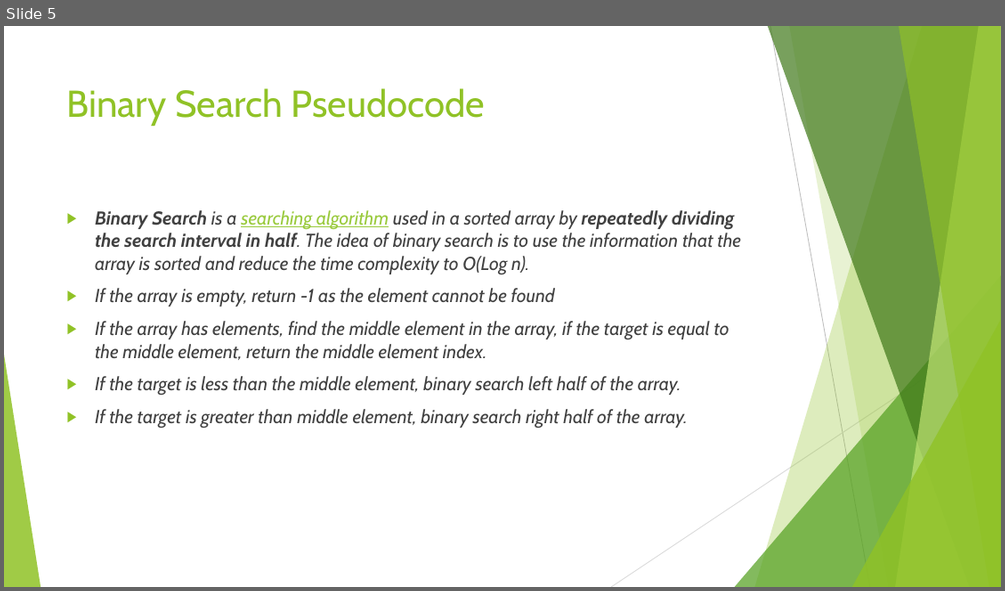
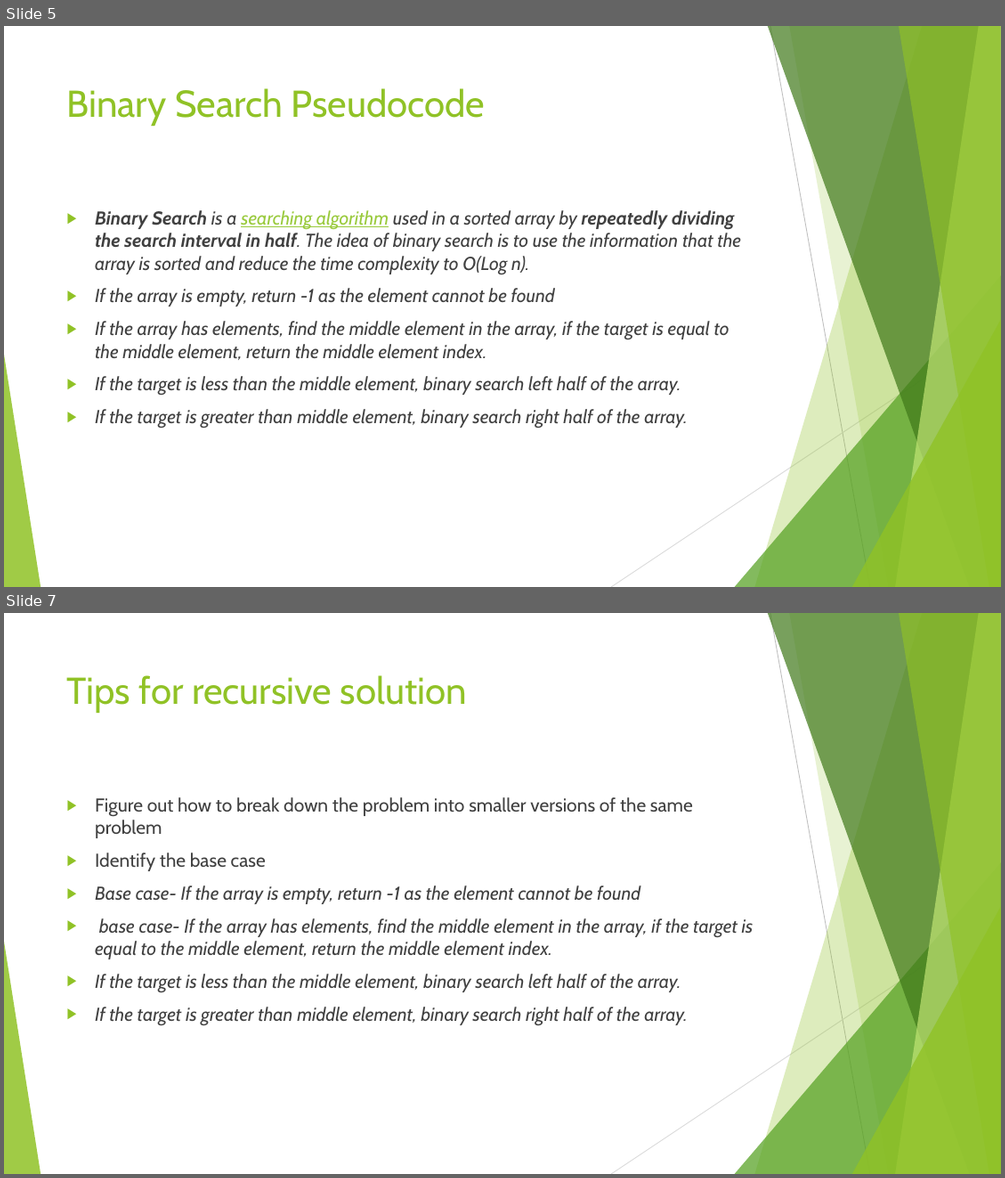
Before and after one commit to divyaparyani67/DSA, a slide deck: Search Algorithm.pptx. Shown one above the other, each under a label of ours: slide 5 before the commit, slides 5 and 7 after it; the slides between them are not shown. The pictures are 1005x591 and 1005x1178 pixels, drawn with LibreOffice and Linux fonts; fonts in the diff are those of the drawing. Boxes give left, top, right and bottom in pixels: in the first picture for what was removed or moved away, otherwise in the second. Text is boxed around its words. In the diff, an @@ line names an element or a change of style, - is before the commit and + after.

Commit message:
recursive binary search

```diff
--- a/Search Algorithm.pptx
+++ b/Search Algorithm.pptx
@@ slide 7 added at bbox=[4, 613, 1001, 1174], background #FFFFFF; not listed: 10 template elements that a slide beside it also shows @@
@@ title added at bbox=[67, 675, 467, 713], 36 pt, text #90C226 @@
+Tips for recursive solution
@@ text added at bbox=[95, 797, 753, 1026], 18 pt, text #404040, italic @@
+▶ Figure out how to break down the problem into smaller versions of the same problem
+▶ Identify the base case
+▶ Base case- If the array is empty, return -1 as the element cannot be found
+▶ base case- If the array has elements, find the middle element in the array, if the target is equal to the middle element, return the middle element index.
+▶ If the target is less than the middle element, binary search left half of the array.
+▶ If the target is greater than middle element, binary search right half of the array.
```
Also in this commit, not shown: 1 other slide added, 1 other file.
